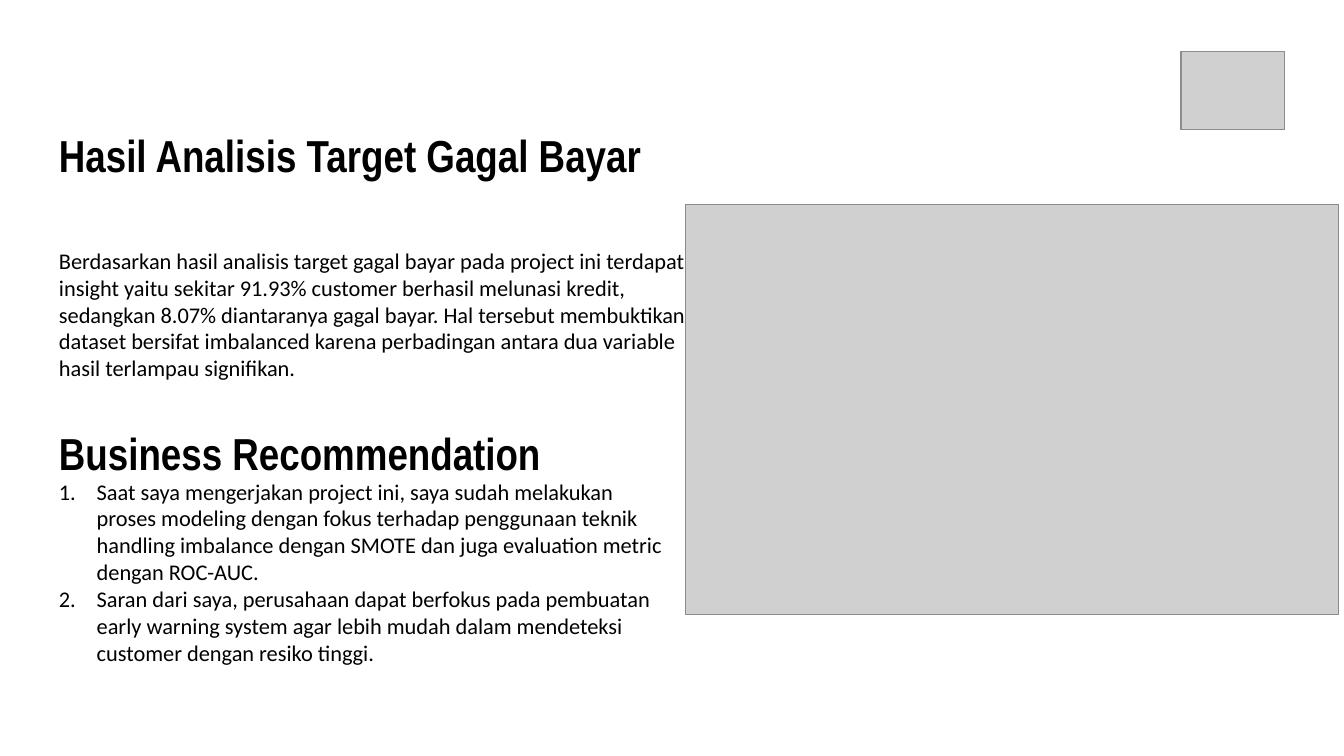
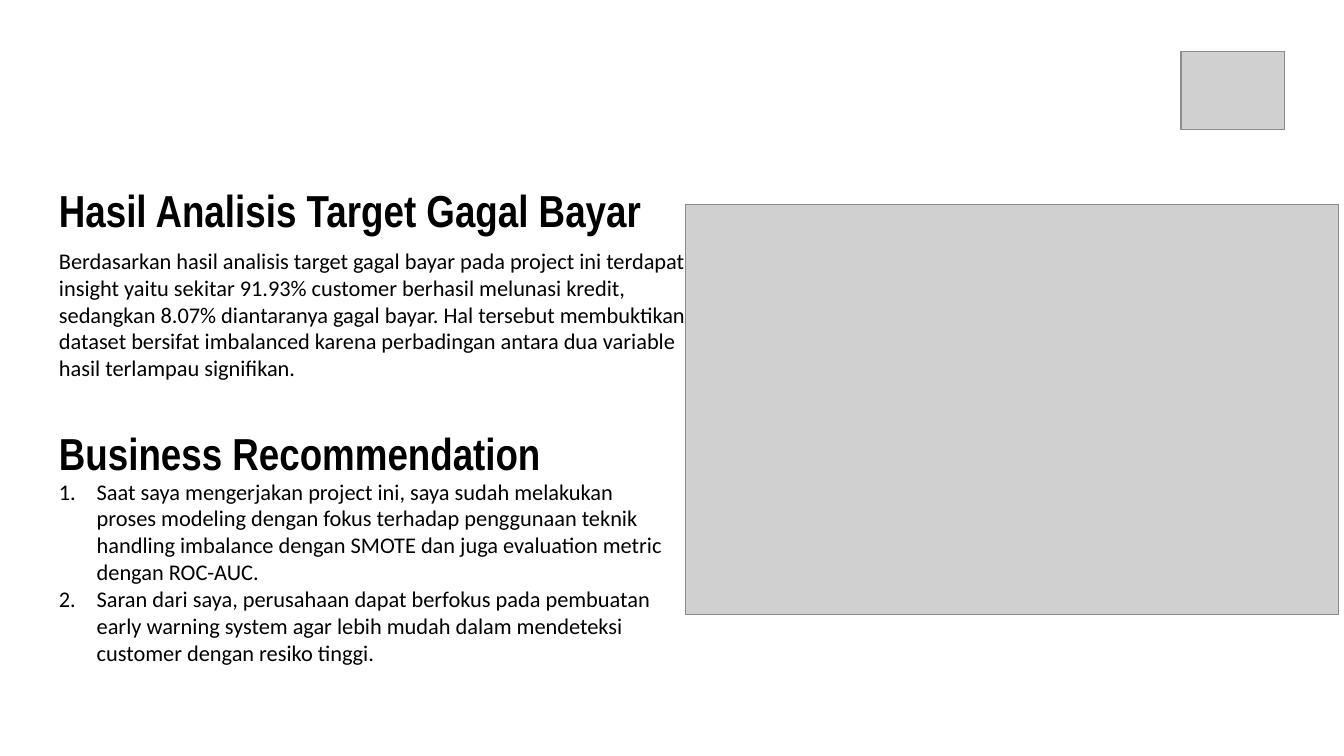
Before and after one commit to clexanp/Home-Credit-Scorecard-Model, a slide deck: slide 3 of PPT Final Project Home Credit Scoring_Raihan Azhar Rafi.pptx. Drawn at 1344x756 pixels with LibreOffice and Linux fonts; fonts in the diff are those of the drawing; grey boxes stand for pictures. Boxes give left, top, right and bottom in pixels: in the first picture for what was removed or moved away, otherwise in the second. Text is boxed around its words. In the diff, an @@ line names an element or a change of style, - is before the commit and + after.

```diff
--- a/PPT Final Project Home Credit Scoring_Raihan Azhar Rafi.pptx
+++ b/PPT Final Project Home Credit Scoring_Raihan Azhar Rafi.pptx
@@ text "Hasil Analisis Target Gagal Bayar": place and size @@
-text "Hasil Analisis Target Gagal Bayar" at [59,139,641,181]
+text "Hasil Analisis Target Gagal Bayar" at [59,194,641,236]
```
Also in this commit, not shown: 1 other slide changed, 3 slides added, 1 other file.
